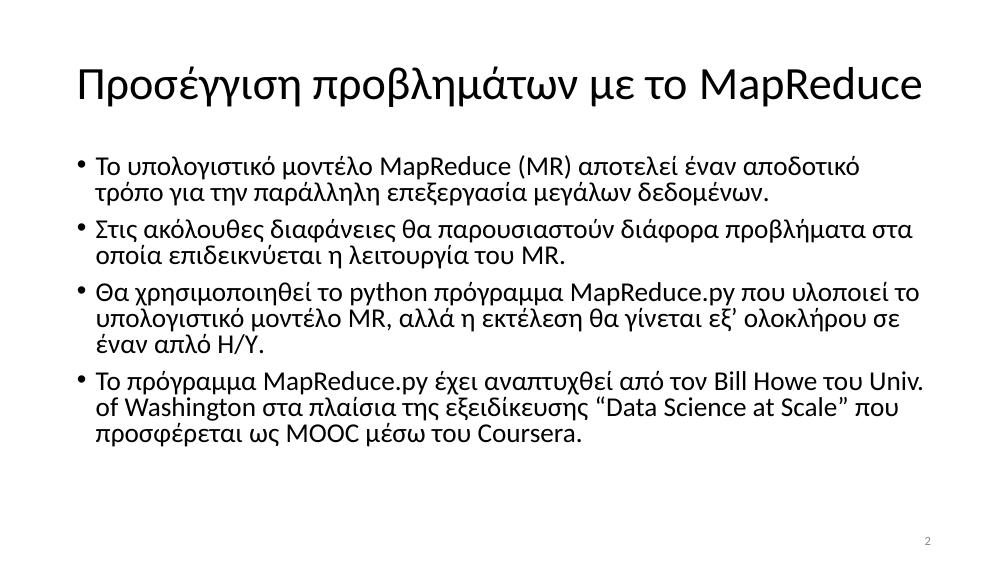
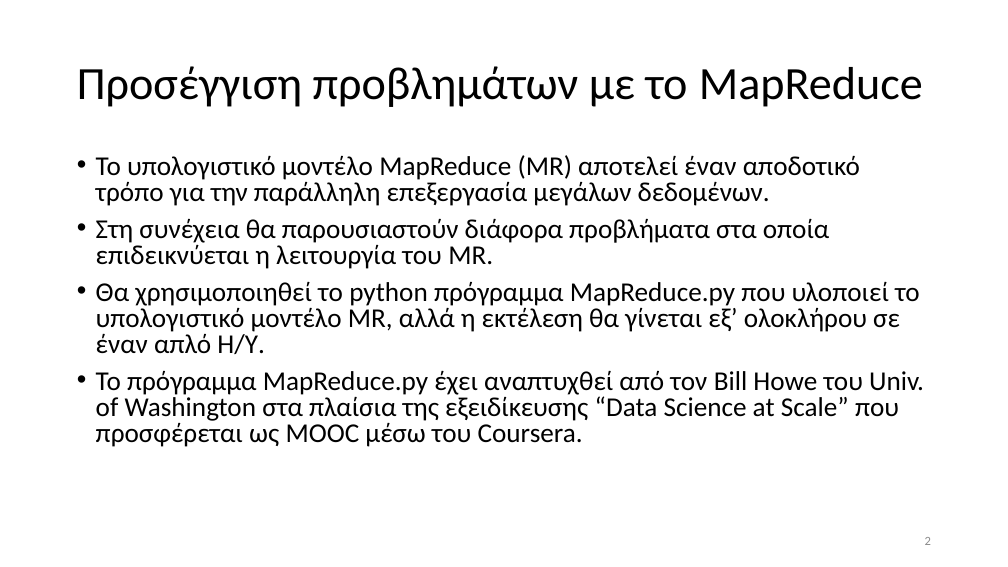
Before and after one commit to chgogos/big_data, a slide deck: slide 2 of 05. Map Reduce παραδείγματα.pptx. Drawn at 1008x567 pixels with LibreOffice and Linux fonts; fonts in the diff are those of the drawing. Boxes give left, top, right and bottom in pixels: in the first picture for what was removed or moved away, otherwise in the second. Text is boxed around its words. In the diff, an @@ line names an element or a change of style, - is before the commit and + after.

```diff
--- a/05. Map Reduce παραδείγματα.pptx
+++ b/05. Map Reduce παραδείγματα.pptx
@@ text at bbox=[96, 219, 830, 269]: text changed @@
-• Στις ακόλουθες διαφάνειες θα παρουσιαστούν διάφορα προβλήματα στα οποία επιδεικνύεται η λειτουργία του MR.
+• Στη συνέχεια θα παρουσιαστούν διάφορα προβλήματα στα οποία επιδεικνύεται η λειτουργία του MR.
```
Also in this commit, not shown: 5 other slides changed, 3 other files.
